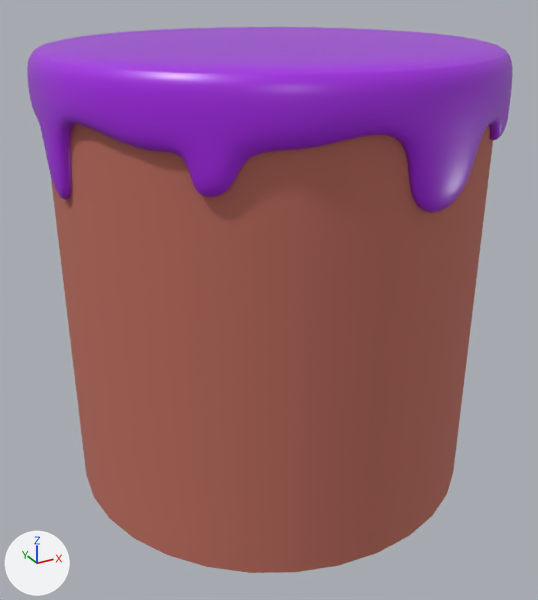
A saved change to the Blender file Assets/Models/Cake/Cake.blend.
Before and after are seen from a camera (50 mm lens) standing at (-4.77, -8.65, 6.75) and looking at (-0.11, -0.18, 2.52). The lights are fixed; the arrows at lower left show +X, +Y and +Z.
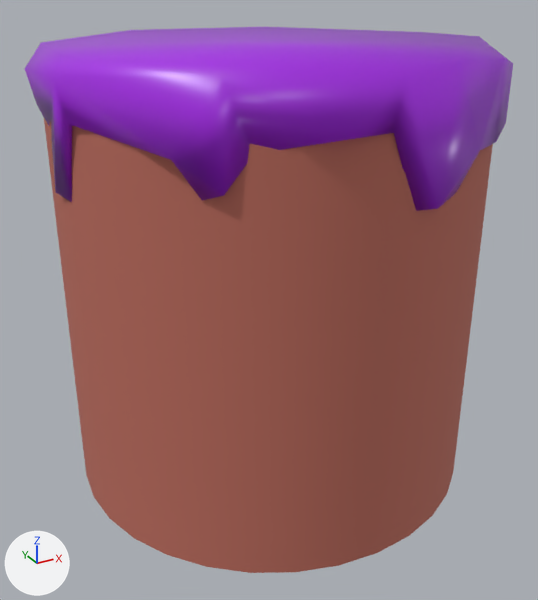
Location of each change, (x1, y1, x2, y2) in pixels of the pictures (538 x 600 px):
'Cylinder.001', modifiers changed: before (27, 27, 512, 213); after (25, 27, 513, 211)

The edits, one by one:
Object 'Cylinder.001' (ob_cylinder_001) gains a DECIMATE modifier named 'Decimate'.
Modifier setting: ratio = 0.0153.
